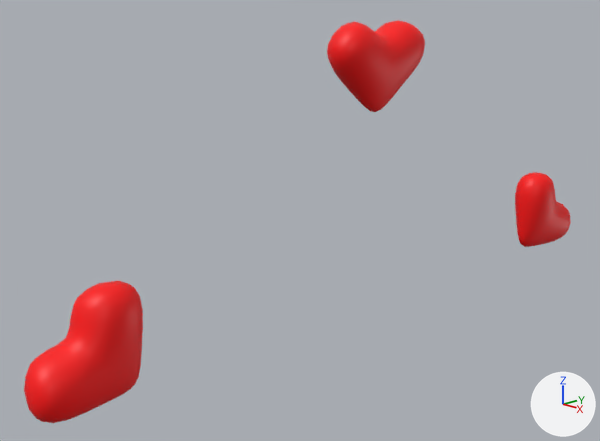
The Blender file animation/heart.blend: old version first, new version second.
The view is the same before and after, from a 50 mm lens placed at (10.85, -12.22, 5.57), pointed at (-0.81, -1.24, 1.28). Arrows for +X, +Y and +Z are at lower right; the lights stay in place.

Names of what the first picture shows: '立方体', '立方体.001', '立方体.002'.
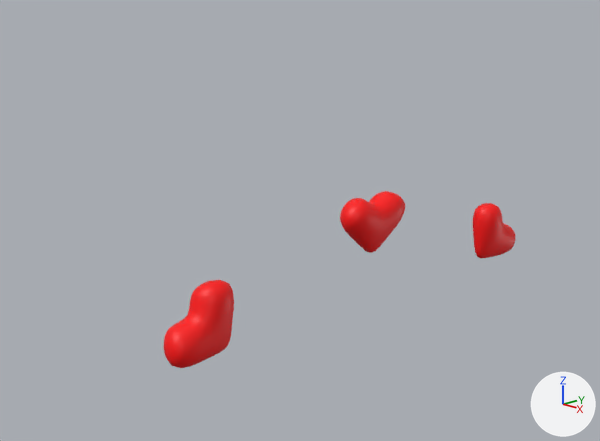
Boxes [x1, y1, x2, y2] around the edits, measured in the pictures (600 x 441 px):
'立方体', moved, rescaled (41% narrower, 38% shorter): before [24, 281, 143, 423]; after [164, 280, 234, 368]
'立方体.002', moved, turned, rescaled: before [327, 20, 425, 112]; after [473, 203, 516, 258]
'立方体.001', moved, turned, rescaled: before [515, 172, 571, 247]; after [340, 191, 405, 253]

The edits, one by one:
Object '立方体' (ob_立方体) moves from (0.0, -6.0, -0.17) to (0.0, -4.0, -0.17).
Object '立方体' (ob_立方体) is rescaled from (0.605, 0.605, 0.605) to (0.423, 0.423, 0.423).
Object '立方体.001' (ob_立方体_001) moves from (0.0, 6.0, -0.17) to (0.0, 0.0, 0.83).
Object '立方体.001' (ob_立方体_001) turns from (-90, -90, 0) to (0, -45, -90) degrees about x, y and z.
Object '立方体.001' (ob_立方体_001) is rescaled from (0.605, 0.605, 0.605) to (0.423, 0.423, 0.423).
Object '立方体.002' (ob_立方体_002) moves from (0.0, 0.0, 3.83) to (0.0, 4.0, -0.17).
Object '立方体.002' (ob_立方体_002) turns from (0, -45, -90) to (-90, -90, 0) degrees about x, y and z.
Object '立方体.002' (ob_立方体_002) is rescaled from (0.605, 0.605, 0.605) to (0.423, 0.423, 0.423).
